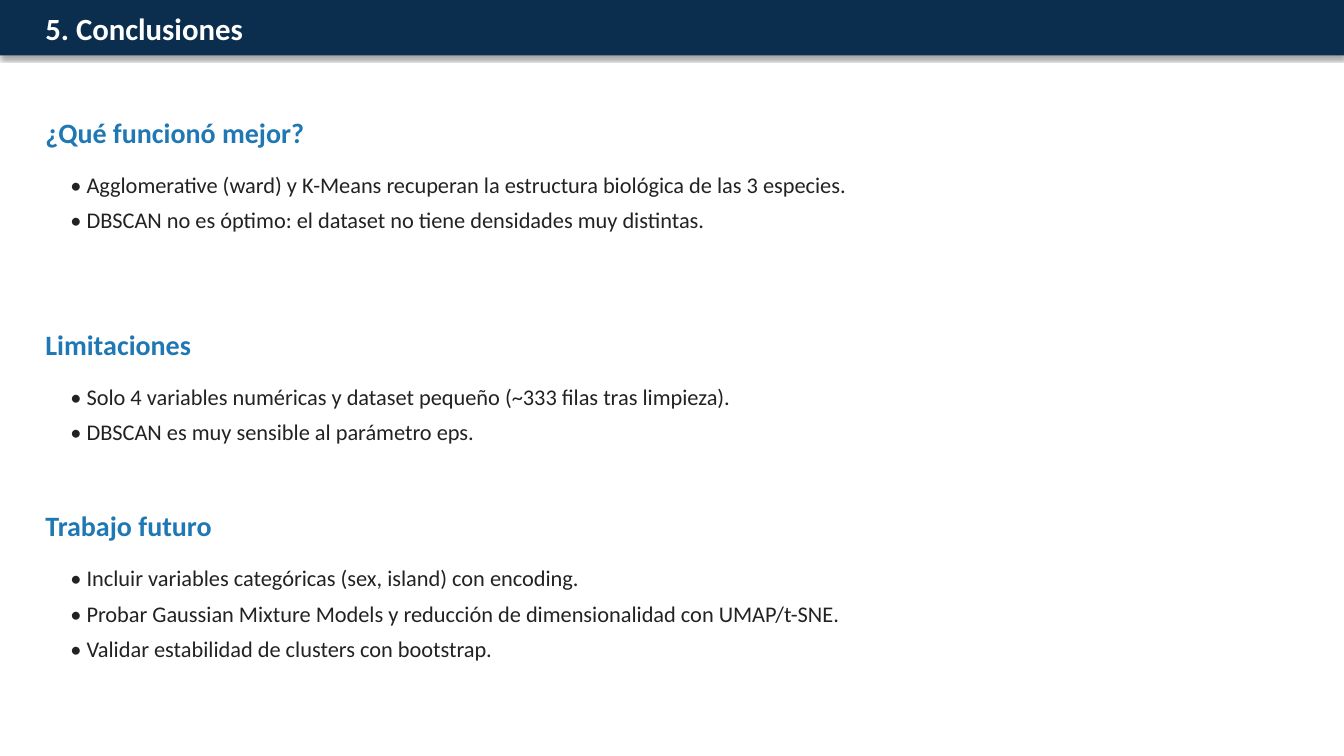
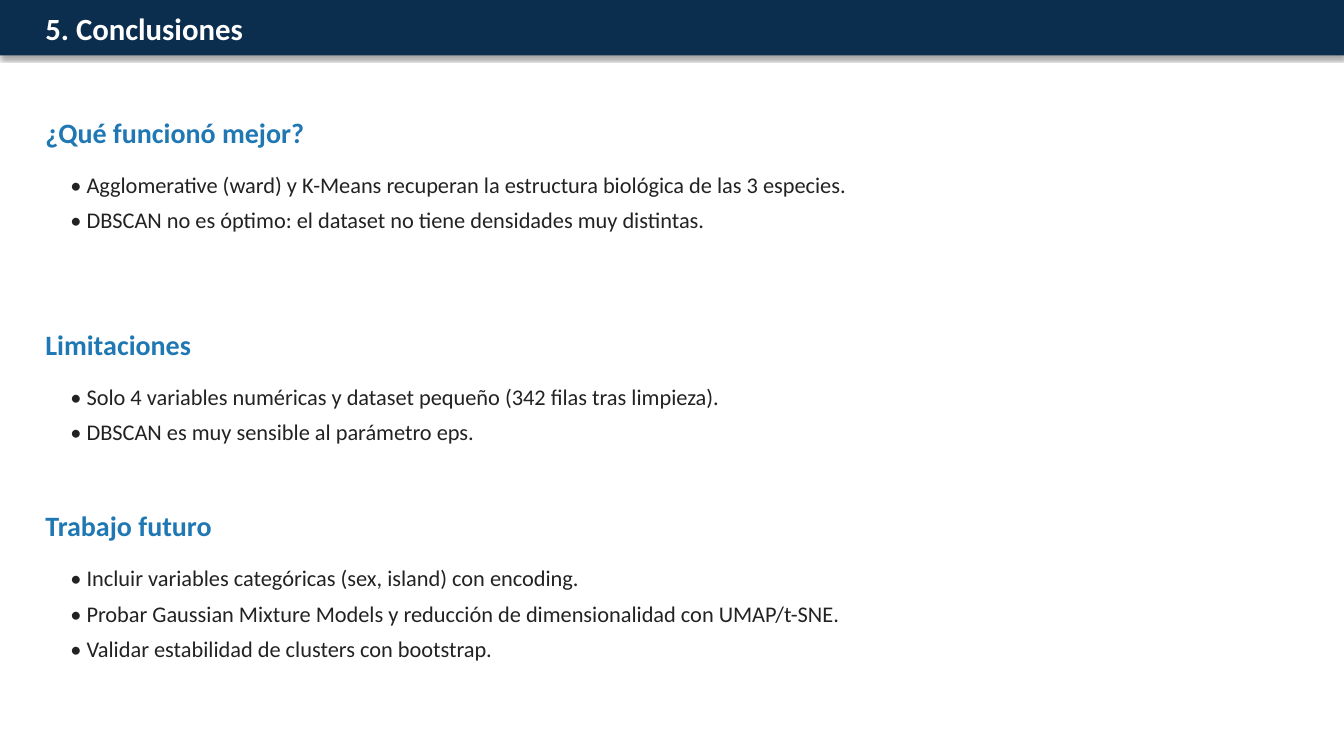
Before and after one commit to samuelhiram/clustering-palmer-penguins, a slide deck: slide 6 of presentacion.pptx. Drawn at 1344x756 pixels with LibreOffice and Linux fonts; fonts in the diff are those of the drawing. Boxes give left, top, right and bottom in pixels: in the first picture for what was removed or moved away, otherwise in the second. Text is boxed around its words. In the diff, an @@ line names an element or a change of style, - is before the commit and + after.

```diff
--- a/presentacion.pptx
+++ b/presentacion.pptx
@@ text at (87, 389, 718, 409): text changed @@
-• Solo 4 variables numéricas y dataset pequeño (~333 filas tras limpieza).
+• Solo 4 variables numéricas y dataset pequeño (342 filas tras limpieza).
```
Also in this commit, not shown: 1 other slide changed, 38 other files.
